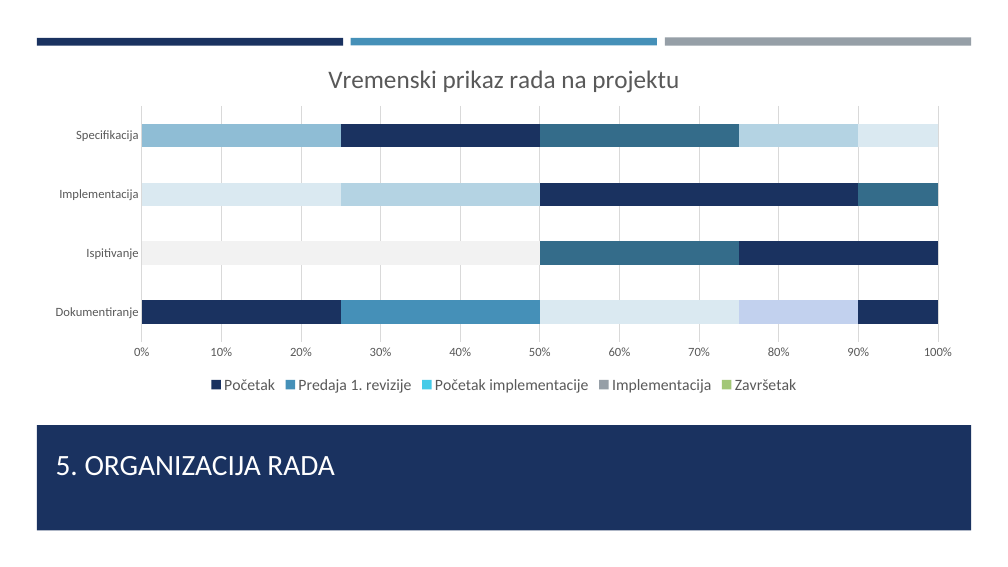
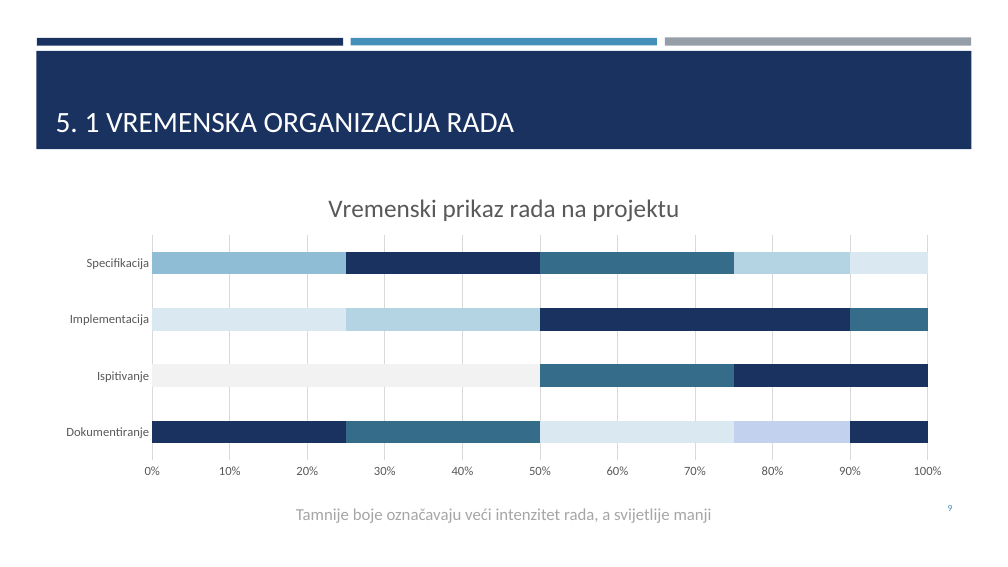
Before and after one commit to BananaBlade/BananaBlade, a slide deck: slide 9 of Prezentacija/Prezentacija.pptx. Drawn at 1008x567 pixels with LibreOffice and Linux fonts; fonts in the diff are those of the drawing. Boxes give left, top, right and bottom in pixels: in the first picture for what was removed or moved away, otherwise in the second. Text is boxed around its words. In the diff, an @@ line names an element or a change of style, - is before the commit and + after.

Commit message:
Updated presentation

```diff
--- a/Prezentacija/Prezentacija.pptx
+++ b/Prezentacija/Prezentacija.pptx
@@ rectangle: place and size @@
-rectangle at (37, 425, 972, 530)
+rectangle at (36, 51, 972, 149)
@@ title "5. 1 VREMENSKA ORGANIZACIJA RADA" at (56, 113, 515, 133): vertical alignment middle to bottom @@
@@ title at (56, 113, 515, 133): text changed @@
-5. ORGANIZACIJA RADA
+5. 1 VREMENSKA ORGANIZACIJA RADA
@@ bar stacked 100% chart at (48, 181, 960, 485) @@
-Početak: 25, 25, 25, 25
+Series 1: 25, 25, 25, 25
-Predaja 1. revizije: 25, 25, 25, 25
+Series 2: 25, 25, 25, 25
@@ colours of single points changed @@
-Početak implementacije: 25, 25, 25, 25
+Series 3: 25, 25, 25, 25
-Implementacija: 15, 15, 15, 15
+Series 4: 15, 15, 15, 15
-Završetak: 10, 10, 10, 10
+Series 5: 10, 10, 10, 10
@@ legend changed @@
@@ bar stacked 100% chart: place and size @@
-bar stacked 100% chart at (37, 50, 971, 398)
+bar stacked 100% chart at (48, 181, 960, 485)
@@ text added at (296, 508, 712, 523), 16 pt, text #A6A6A6 @@
+Tamnije boje označavaju veći intenzitet rada, a svijetlije manji
@@ page number added at (948, 505, 953, 511), 9 pt, text #4590B8 @@
+9
```
Also in this commit, not shown: 12 other slides changed, 1 slide added, 2 other files.
